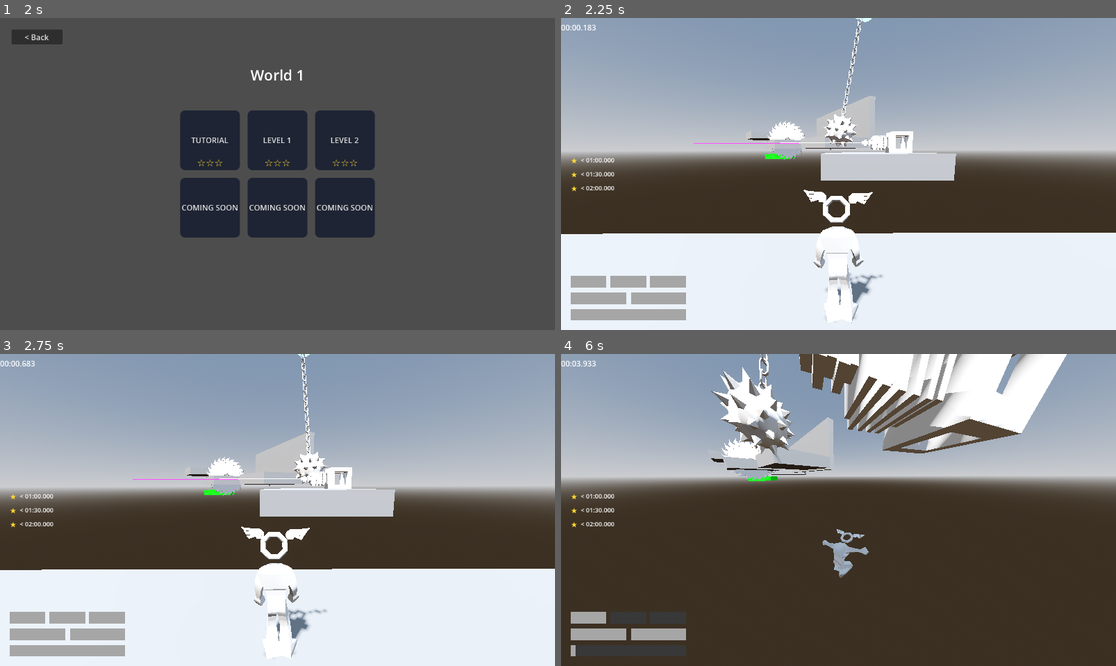
Above: before the commit, frames 1-4 (two rows, left to right).
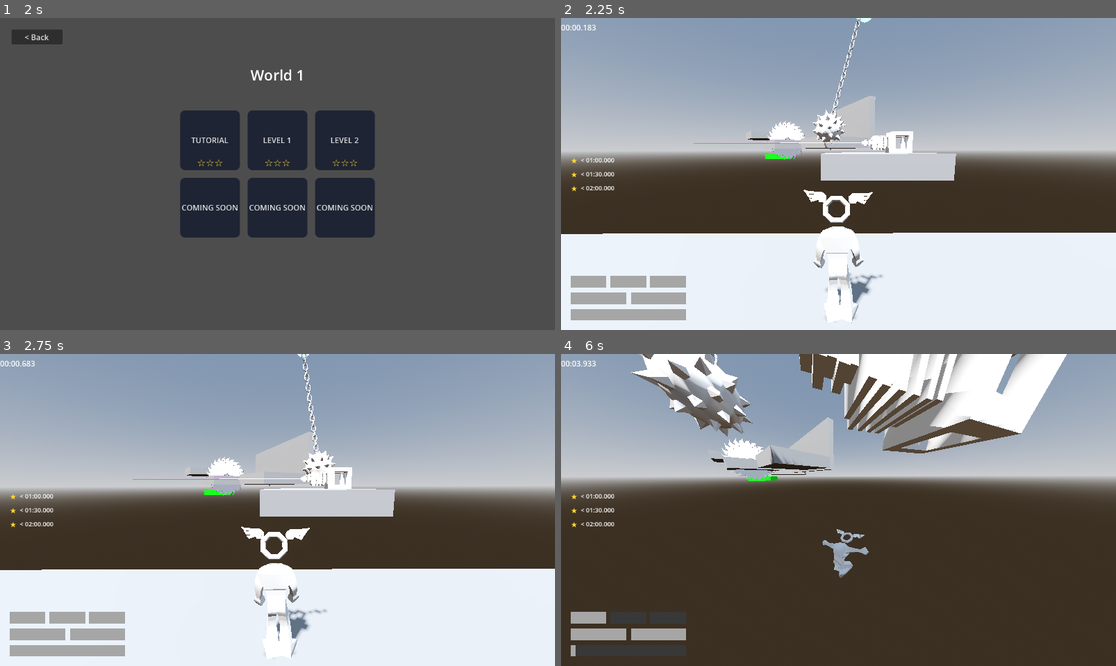
Above: after the commit, the same moments.

Repository: jpvds1/DDJD
Game: Godot game, scene res://scenes/game_controller.tscn
The game is run twice, just before and just after one commit, with the same random seed, the same clock (stepped at 60 frames per second) and the same inputs. Sound files missing from this copy of the repository are replaced by a short silence.
Inputs (mouse positions are in pixels of both pictures, inside the frame that each line leads up to):
- Up to frame 1 (2 s): click "Continue as Guest" at 0.5 s; click "Play" at 1.25 s
- Up to frame 2 (2.25 s): click "LEVEL 1" at 2 s
- Up to frame 3 (2.75 s): no input
- Up to frame 4 (6 s): tap Enter at 2.75 s; move the mouse to (866, 510) at 2.77 s; hold W (move_forwards) from 2.78 s (still down); tap Q (dash) at 2.85, 4.35, 5.85 s; tap Space (jump) at 3.02, 3.77, 5.27 s; move the mouse to (810, 510) at 3.52 s; tap Shift (sprint) at 3.6, 5.1 s; move the mouse to (849, 503) at 4.27 s; move the mouse to (832, 516) at 5.02 s; move the mouse to (877, 513) at 5.77 s

Frame 1 is identical in both runs. In frame 2, 0.7% of the frame differs, in the area x 45-56%, y 0-42%; in frame 3, 0.6%; in frame 4, 4.6%, in the area x 12-43%, y 0-36%.

Commit message:
feat(wrecking ball): add sound effect

Diff:
--- a/platformer-game/scenes/building_materials/wrecking_ball.tscn
+++ b/platformer-game/scenes/building_materials/wrecking_ball.tscn
@@ -4,6 +4,7 @@
 [ext_resource type="Script" uid="uid://bthf3m0ev315d" path="res://scripts/systems/cloud_behavior.gd" id="2_cktgr"]
 [ext_resource type="PackedScene" uid="uid://dcgfprowomfpv" path="res://scenes/building_materials/killzone.tscn" id="3_rti8c"]
 [ext_resource type="PackedScene" uid="uid://ckgxrus5di7i0" path="res://assets/models/traps/wrecking_ball.glb" id="3_t610y"]
+[ext_resource type="AudioStream" uid="uid://3kbbppiywal" path="res://assets/sounds/wrecking_ball.wav" id="5_077tb"]
 
 [sub_resource type="StandardMaterial3D" id="StandardMaterial3D_bahl2"]
 albedo_color = Color(0.49019608, 0.9764706, 1, 0.39215687)
@@ -58,7 +59,7 @@
 mesh = SubResource("SphereMesh_ndtll")
 
 [node name="Ball" type="Node3D" parent="." unique_id=1186199172]
-transform = Transform3D(0.99508965, -0.09897773, 0, 0.09897773, 0.99508965, 0, 0, 0, 1, 0, 0, 0)
+transform = Transform3D(0.9848077, -0.17364818, 0, 0.17364818, 0.9848077, 0, 0, 0, 1, 0, 0, 0)
 
 [node name="Killzone" parent="Ball" unique_id=767733067 instance=ExtResource("3_rti8c")]
 
@@ -67,6 +68,9 @@
 shape = SubResource("SphereShape3D_4l0fd")
 
 [node name="Visuals" parent="Ball" unique_id=157412353 instance=ExtResource("3_t610y")]
-transform = Transform3D(-0.82263297, 0, -0.565243, 0, 1, 0, 0.565243, 0, -0.82263297, 0, -8.465402, 0)
+transform = Transform3D(0.26773557, 0, -0.9599175, 0, 1, 0, 0.9599175, 0, 0.26773557, 0, -8.465402, 0)
+
+[node name="AudioStreamPlayer3D" type="AudioStreamPlayer3D" parent="." unique_id=1900752351]
+stream = ExtResource("5_077tb")
 
 [editable path="Ball/Killzone"]
--- a/platformer-game/scenes/levels/level_1.tscn
+++ b/platformer-game/scenes/levels/level_1.tscn
@@ -108,9 +108,11 @@
 [node name="Laser" parent="." unique_id=429633351 instance=ExtResource("10_excbq")]
 transform = Transform3D(-0.029195257, 0, 0.9995737, 0, 1, 0, -0.9995737, 0, -0.029195257, -3.5298958, 2.5495214, 7.2293344)
 idle_duration = 1.0
+delay = 0.0
 
 [node name="WreckingBall" parent="." unique_id=1409807783 instance=ExtResource("11_iav0o")]
-transform = Transform3D(1, 0, 0, 0, 1, 0, 0, 0, 1, -1.6808548, 12.435937, 11.650975)
+transform = Transform3D(0.98480767, -0.17364816, 0, 0.17364816, 0.98480767, 0, 0, 0, 1, -1.6808548, 12.435937, 11.650975)
+swing_duration = 1.0
 
 [node name="Saw" parent="." unique_id=960494110 instance=ExtResource("11_dnkej")]
 transform = Transform3D(-1.7488501, 0, -0.9703213, 0, 2, 0, 0.9703213, 0, -1.7488501, 6.5180163, 3.9616628, 21.94822)
--- a/platformer-game/scripts/traps/wrecking_ball.gd
+++ b/platformer-game/scripts/traps/wrecking_ball.gd
@@ -1,8 +1,10 @@
 @tool
 extends Node3D
 
+
 @onready var wrecking_ball: Node3D = $Ball
 @onready var visuals: Node3D = $Ball/Visuals
+@onready var audio_stream_player: AudioStreamPlayer3D = $AudioStreamPlayer3D
 
 var _elapsed_time := 0.0 # seconds
 var _spin_speed: float:
@@ -10,7 +12,11 @@
 		return 0.7 * (TAU / swing_duration) # radians per second
 
 ## Whether the wrecking is swinging.
-@export var active := true
+@export var active := true:
+	set(value):
+		active = value
+		if is_node_ready():
+			_start_swinging()
 ## The amplitude in degrees of the swinging motion.
 @export_range(0, 90, 0.1) var max_angle := 30.0:
 	set(value):
@@ -23,9 +29,21 @@
 @export var swing_duration := 1.0
 
 
+func _start_swinging() -> void:
+	audio_stream_player.stop()
+	_elapsed_time = (max_angle - rotation_degrees.z) / (2 * max_angle) * swing_duration
+
+	# configure the audio player
+	if active and not Engine.is_editor_hint():
+		var audio_duration := audio_stream_player.stream.get_length()
+		audio_stream_player.pitch_scale = audio_duration / swing_duration
+		audio_stream_player.play(_elapsed_time * audio_duration)
+
+
 # Called when the node enters the scene tree for the first time.
 func _ready() -> void:
-	_elapsed_time = (max_angle - initial_angle) / (2 * max_angle) * swing_duration
+	rotation_degrees.z = initial_angle
+	_start_swinging()
 
 
 # Called every frame. 'delta' is the elapsed time since the previous frame.
Not shown, added: platformer-game/assets/sounds/wrecking_ball.wav.import
Not shown, added: platformer-game/assets/sounds/wrecking_ball.wav
